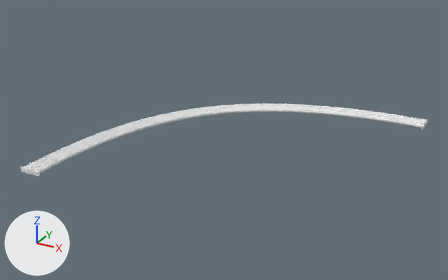
An edit to the FBX model Assets/Art/Models/Enviroment/Prototyp/21.06/Pipe01Corner30m.fbx, drawn before and after from the same camera.
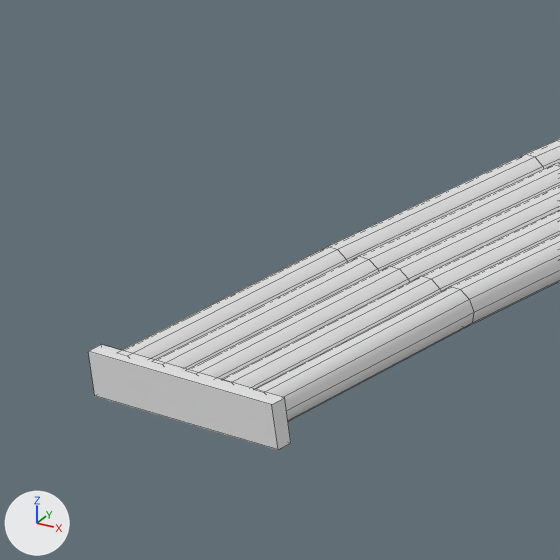
There are two pictures of each version: one whole from a 50 mm camera at (11.04, -64.27, 25.6) aimed at (-16.64, -13.94, 0.44), one close up on the part from 3% to 15% of the width and 48% to 67% of the height. Arrows for +X, +Y and +Z are at lower left; the lights stay in place. The close-ups show mesh edges as thin lines.

Objects in the first close-up: 'Pipe01Corner30m'.
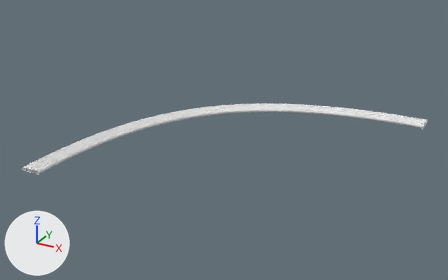
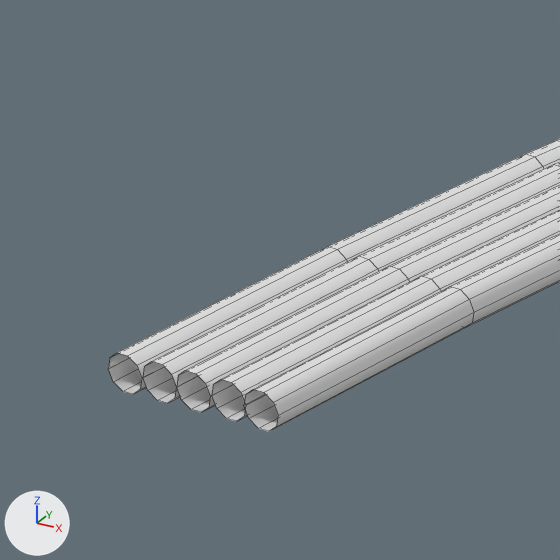
Location of each change, (x1, y1, x2, y2) in pixels of the close-ups (560 x 560 px):
```json
{"object": "Pipe01Corner30m", "change": "reshaped", "before": [88, 139, 560, 450], "after": [108, 139, 560, 431]}
{"part": 1, "of": "me_nurbspath_032", "change": "deleted", "before": [88, 345, 291, 450]}
```

Edits to the scene script, one JSON object a line:
```json
{"block": "me_nurbspath_032", "where": "me_nurbspath_032.from_pydata(...)  # 1216 vertices, 1162 faces; spans x -30.1..0.1, y -28.3..1.9, z -0.1..0.4"}
{"block": "me_nurbspath_032", "where": "# used by ob_pipe01corner30m; location = (0.0, 0.0, 0.0)"}
{"block": "me_nurbspath_032", "change": "me_nurbspath_032 part 1: the loose piece of 8 vertices spanning x -30.1..-28.0, y -28.3..-28.1, z -0.1..0.4 is deleted"}
```
